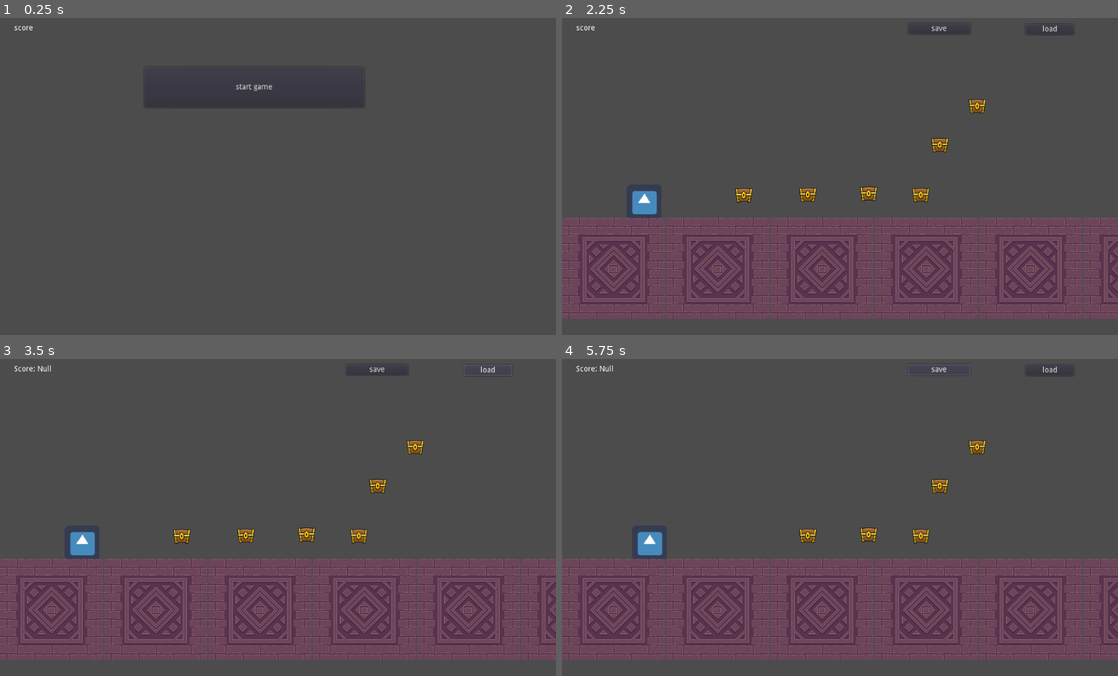
Above: before the commit, frames 1-4 (two rows, left to right).
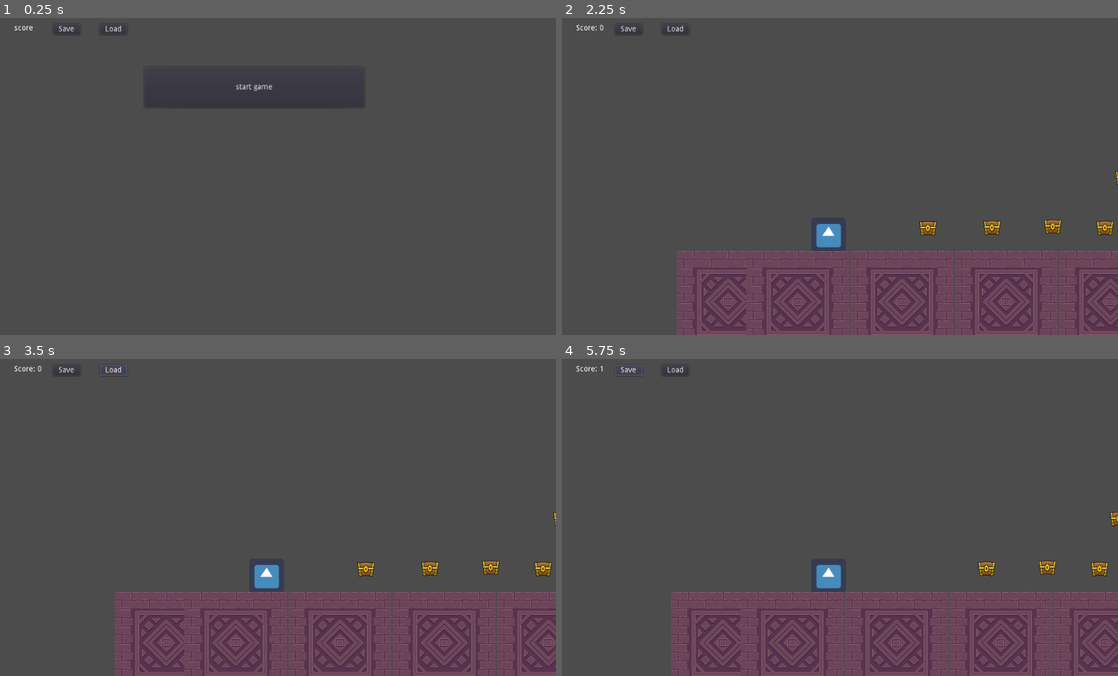
Above: after the commit, the same moments.

Repository: spookybear/Godot_game-template_2D
Game: Godot game, scene res://TitleScreen.tscn
Same seed, same stepped clock (60 frames per second), same inputs: the game is played once before the commit and once after it. The engine's default icon, where the game draws it, is replaced by a stand-in: a white triangle on a blue panel in a dark square.
Inputs (mouse positions are in pixels of both pictures, inside the frame that each line leads up to):
- Up to frame 1 (0.25 s): no input
- Up to frame 2 (2.25 s): click (628, 30) at 0.5 s, where only the run after the commit has a clickable "Save"; click (673, 30) at 1.25 s, where only the run after the commit has a clickable "Load"; click "start game" at 2 s
- Up to frame 3 (3.5 s): click "load" (after the commit: "Load") at 2.75 s
- Up to frame 4 (5.75 s): click "save" (after the commit: "Save") at 3.5 s; hold Right (ui_right) 4.28-5.03 s; hold Left (ui_left) from 5.03 s (still down)

The runs differ from the first frame. In frame 1, less than 0.1% of the frame differs, in the area x 9-23%, y 2-6%; in frame 2, 22%; in frame 3, 22%, in the area x 0-100%, y 1-100%; in frame 4, 22%.
Error before the commit: Invalid operands 'Nil' and 'int' in operator '+'. (res://HUD.gd:16)

Commit message:
fixed errors

Diff:
--- a/HUD.gd
+++ b/HUD.gd
@@ -1,4 +1,4 @@
-extends Control
+extends CanvasLayer
 #script location--project settings--autoload
 var score = 0
 
--- a/HUD.tscn
+++ b/HUD.tscn
@@ -1,14 +1,11 @@
-[gd_scene load_steps=2 format=2]
+[gd_scene load_steps=4 format=2]
 
 [ext_resource path="res://HUD.gd" type="Script" id=1]
+[ext_resource path="res://save.gd" type="Script" id=2]
+[ext_resource path="res://load.gd" type="Script" id=3]
 
-[node name="HUD" type="Control"]
-anchor_right = 1.0
-anchor_bottom = 1.0
+[node name="HUD" type="CanvasLayer"]
 script = ExtResource( 1 )
-__meta__ = {
-"_edit_use_anchors_": false
-}
 
 [node name="score" type="Label" parent="."]
 margin_left = 26.1005
@@ -16,3 +13,27 @@
 margin_right = 90.1005
 margin_bottom = 40.4487
 text = "score"
+__meta__ = {
+"_edit_use_anchors_": false
+}
+
+[node name="save" type="Button" parent="."]
+margin_left = 98.0
+margin_top = 25.0
+margin_right = 148.0
+margin_bottom = 45.0
+text = "Save"
+script = ExtResource( 2 )
+__meta__ = {
+"_edit_use_anchors_": false
+}
+
+[node name="load" type="Button" parent="."]
+margin_left = 184.0
+margin_top = 25.0
+margin_right = 234.0
+margin_bottom = 45.0
+text = "Load"
+script = ExtResource( 3 )
+[connection signal="pressed" from="save" to="save" method="_on_save_pressed"]
+[connection signal="pressed" from="load" to="load" method="_on_load_pressed"]
--- a/TitleScreen.gd
+++ b/TitleScreen.gd
@@ -1,6 +1,7 @@
 extends Control
-
-
+onready var hud = get_node("/root/Hud")
+func _ready() -> void:
+	pass
 
 func _on_start_game_pressed() -> void:
 	get_tree().change_scene("res://world.tscn")
--- a/world.gd
+++ b/world.gd
@@ -1,9 +1,9 @@
 extends Node2D
-
+onready var hud = get_node("/root/Hud")
 
 
 func _ready():
-	#call_deferred("load_room")
+
 	pass
 func _input(event: InputEvent) -> void:
 	Global.connect("save_game",self,"save_room")
--- a/world.tscn
+++ b/world.tscn
@@ -1,10 +1,8 @@
-[gd_scene load_steps=9 format=2]
+[gd_scene load_steps=7 format=2]
 
-[ext_resource path="res://save.gd" type="Script" id=1]
 [ext_resource path="res://coin.tscn" type="PackedScene" id=2]
 [ext_resource path="res://Player.tscn" type="PackedScene" id=3]
 [ext_resource path="res://TempleTIles.png" type="Texture" id=4]
-[ext_resource path="res://load.gd" type="Script" id=5]
 [ext_resource path="res://world.gd" type="Script" id=6]
 
 [sub_resource type="ConvexPolygonShape2D" id=1]
@@ -39,33 +37,15 @@
 [node name="Player" parent="." instance=ExtResource( 3 )]
 position = Vector2( 151.466, 275.306 )
 
+[node name="Camera2D" type="Camera2D" parent="Player"]
+position = Vector2( 21.3574, -114.796 )
+current = true
+
 [node name="TileMap" type="TileMap" parent="."]
 tile_set = SubResource( 2 )
 compatibility_mode = true
 format = 1
-tile_data = PoolIntArray( 458750, 0, 0, 393216, 0, 0, 393219, 0, 0, 393222, 0, 0, 393225, 0, 0, 393228, 0, 0, 393231, 0, 0 )
-
-[node name="load" type="Button" parent="."]
-margin_left = 853.76
-margin_top = 25.301
-margin_right = 942.76
-margin_bottom = 45.301
-text = "load"
-script = ExtResource( 5 )
-__meta__ = {
-"_edit_use_anchors_": false
-}
-
-[node name="save" type="Button" parent="."]
-margin_left = 637.77
-margin_top = 24.3878
-margin_right = 751.77
-margin_bottom = 44.3878
-text = "save"
-script = ExtResource( 1 )
-__meta__ = {
-"_edit_use_anchors_": false
-}
+tile_data = PoolIntArray( 458750, 0, 0, 393216, 0, 0, 393219, 0, 0, 393222, 0, 0, 393225, 0, 0, 393228, 0, 0, 393231, 0, 0, 393234, 0, 0, 393237, 0, 0, 393240, 0, 0, 393243, 0, 0, 393246, 0, 0 )
 
 [node name="coin" parent="." instance=ExtResource( 2 )]
 position = Vector2( 335, 340 )
@@ -84,5 +64,3 @@
 
 [node name="coin6" parent="." instance=ExtResource( 2 )]
 position = Vector2( 764.984, 175.255 )
-[connection signal="pressed" from="load" to="load" method="_on_load_pressed"]
-[connection signal="pressed" from="save" to="save" method="_on_save_pressed"]
Not shown, removed: README.md
